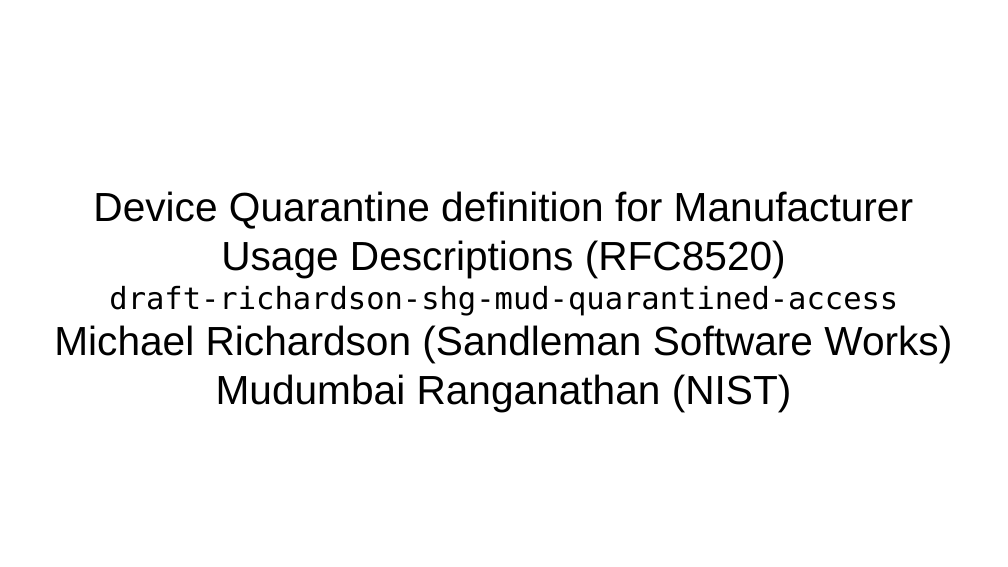
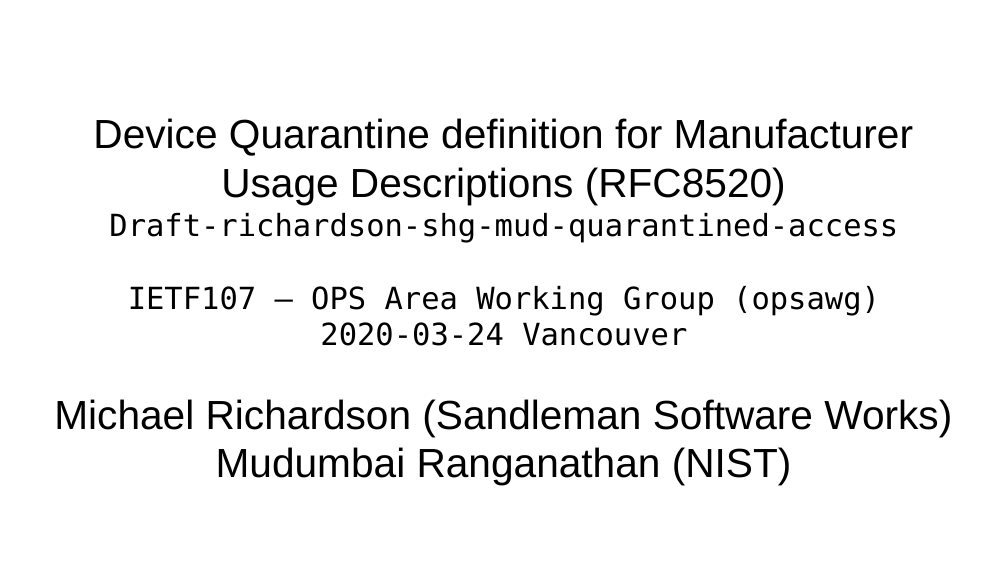
Before and after one commit to CIRALabs/shg-mud-quarantine, a slide deck: slide 1 of presentations/ietf107-shg-quarantine.odp. Drawn at 1008x567 pixels with LibreOffice and Linux fonts; fonts in the diff are those of the drawing. Boxes give left, top, right and bottom in pixels: in the first picture for what was removed or moved away, otherwise in the second. Text is boxed around its words. In the diff, an @@ line names an element or a change of style, - is before the commit and + after.

Commit message:
added dates and place to slides, export as PDF

```diff
--- a/presentations/ietf107-shg-quarantine.odp
+++ b/presentations/ietf107-shg-quarantine.odp
@@ subtitle at (109,212,898,346): text changed @@
-draft-richardson-shg-mud-quarantined-access
+Draft-richardson-shg-mud-quarantined-access
+IETF107 – OPS Area Working Group (opsawg)
+2020-03-24 Vancouver
```
Also in this commit, not shown: 1 other file.
